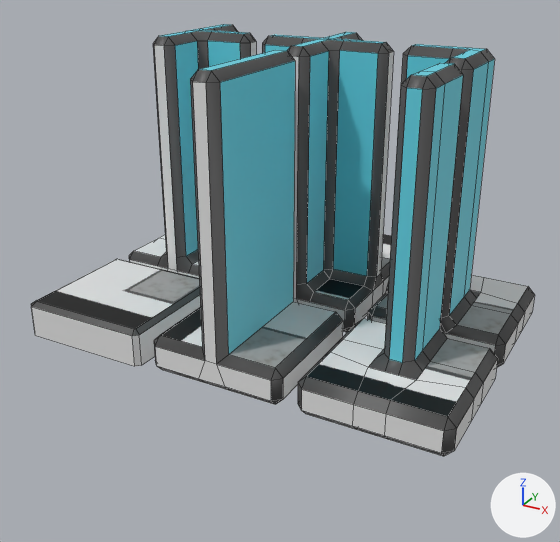
The Blender file Assets/Models/Greenhouse Walls/Wall_Flat.blend, before and after one commit.
Camera for both pictures: a 50 mm camera at (2.48, -4.09, 2.75) aimed at (0.05, 0.34, 0.54). The lights are fixed; the arrows at lower right show +X, +Y and +Z. Mesh edges are drawn as thin lines.

Names of what the first picture shows: 'Flat Wall', 'Floor Tile', 'Four Corner', 'Single Corner', 'SingleEdge', 'double Corner'.
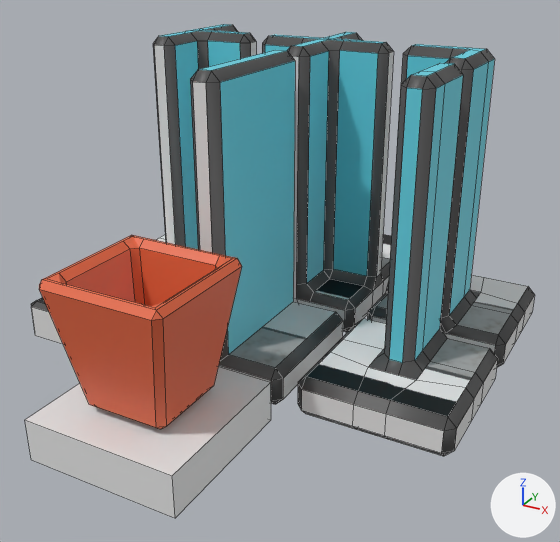
Changed parts and their boxes [x1, y1, x2, y2] in the pictures (560 x 542 px):
'planter', added
    after: [39, 235, 242, 429]
'Cube', added
    after: [25, 367, 271, 518]
'Floor Tile', unchanged, covered by the edit
    before: [31, 259, 201, 366]
    after: [31, 297, 63, 344]

The change, as a list of edits to the scene's bpy script:
```text
Add mat_terra_cotta:
    mat_terra_cotta = principled_material('Terra cotta')
    mat_terra_cotta.base_color = (0.8, 0.14, 0.0544)  # orange #e76942
Add me_cube_008:
    me_cube_008.from_pydata([(-0.264, -0.264, 0.283), (-0.407, -0.407, 1.097), (-0.264, 0.264, 0.283), (-0.407, 0.407, 1.097), (0.264, -0.264, 0.283), (0.407, -0.407, 1.097), (0.264, 0.264, 0.283), (0.407, 0.407, 1.097), (-0.307, -0.307, 1.097), (-0.307, 0.307, 1.097), (0.307, 0.307, 1.097), (0.307, -0.307, 1.097), (-0.259, -0.259, 0.646), (-0.259, 0.259, 0.646), (0.259, 0.259, 0.646), (0.259, -0.259, 0.646)], [], [(0, 1, 3, 2), (2, 3, 7, 6), (6, 7, 5, 4), (4, 5, 1, 0), (2, 6, 4, 0), (5, 7, 10, 11), (8, 11, 15, 12), (3, 1, 8, 9), (1, 5, 11, 8), (7, 3, 9, 10), (14, 13, 12, 15), (10, 9, 13, 14), (11, 10, 14, 15), (9, 8, 12, 13)])
    me_cube_008.materials.append(mat_terra_cotta)  # orange #e76942
Add me_cube:
    me_cube.from_pydata(...)  # a box spanning x -0.5..0.5, y -0.5..0.5, z 0.0..0.268
Add ob_planter:
    ob_planter = bpy.data.objects.new('planter', me_cube_008)
    ob_planter.location = (0.0, -1.1, 0.0)
    _m = ob_planter.modifiers.new('Bevel', 'BEVEL')
    _m.width = 0.04
    _m.width_pct = 0.04
    _m.limit_method = 'WEIGHT'
    _m.miter_outer = 'MITER_PATCH'
Add ob_cube:
    ob_cube = bpy.data.objects.new('Cube', me_cube)
    ob_cube.location = (0.0, -1.1, 0.0)
```
